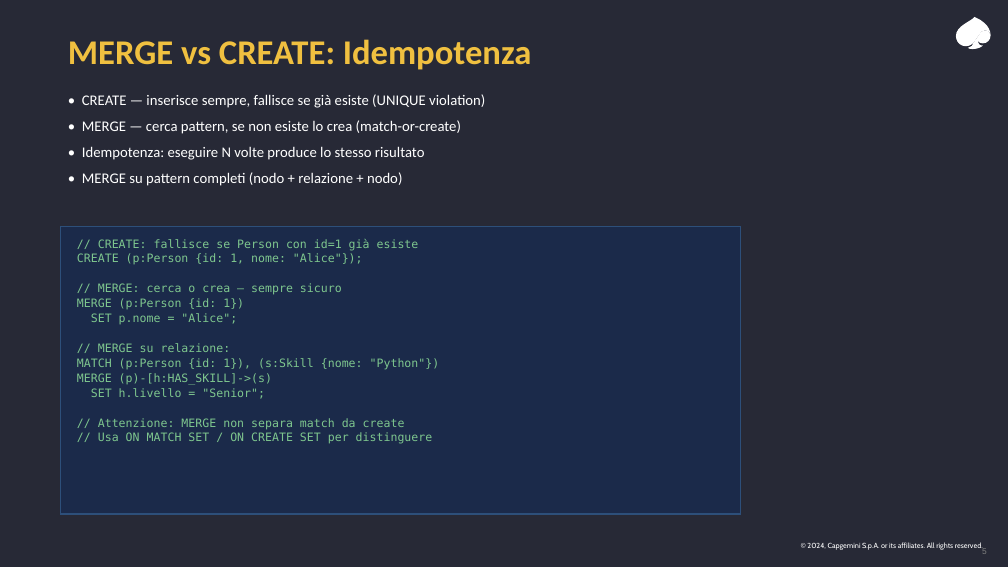
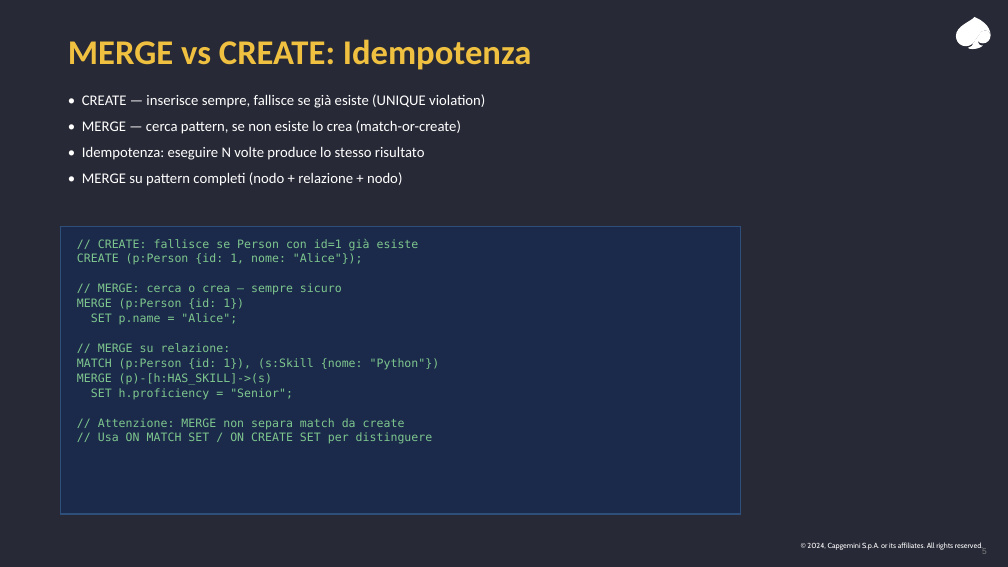
Before and after one commit to leobcc/neo4j-training-course-material, a slide deck: slide 5 of slides/session-02/session-02.pptx. Drawn at 1008x567 pixels with LibreOffice and Linux fonts; fonts in the diff are those of the drawing. Boxes give left, top, right and bottom in pixels: in the first picture for what was removed or moved away, otherwise in the second. Text is boxed around its words. In the diff, an @@ line names an element or a change of style, - is before the commit and + after.

```diff
--- a/slides/session-02/session-02.pptx
+++ b/slides/session-02/session-02.pptx
@@ text at <box>91,313,237,324</box>: text changed @@
-SET p.nome = "Alice";
+SET p.name = "Alice";
@@ text at <box>91,388,293,399</box>: text changed @@
-SET h.livello = "Senior";
+SET h.proficiency = "Senior";
```
Also in this commit, not shown: 8 other slides changed, 1 other file.
